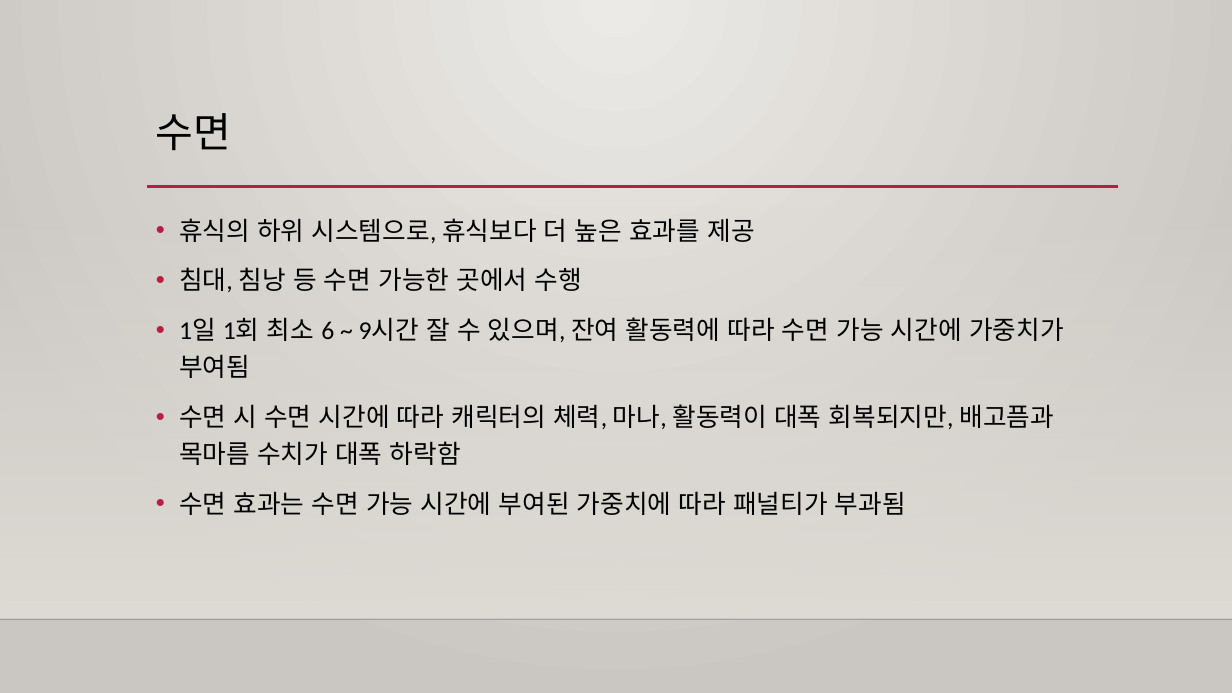
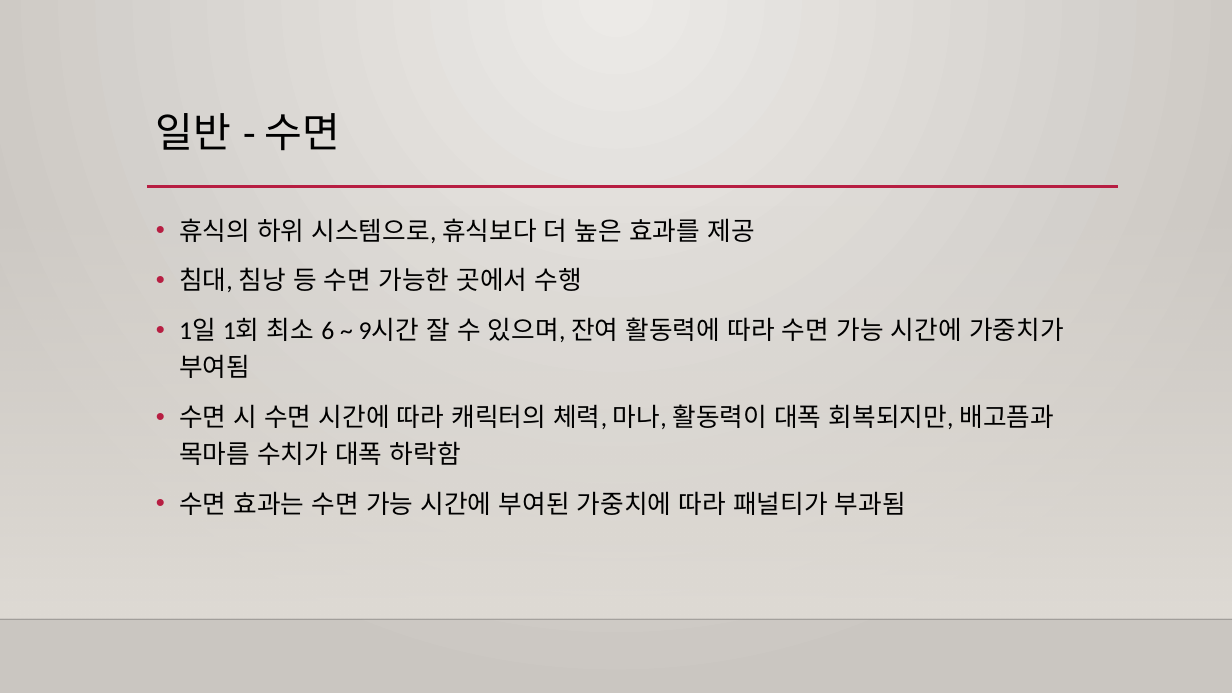
Before and after one commit to Raynia/Alchemist-Diary, a slide deck: slide 14 of Specification/Prototype/프로토타입 기획서.pptx. Drawn at 1232x693 pixels with LibreOffice and Linux fonts; fonts in the diff are those of the drawing; background and template pictures are left out. Boxes give left, top, right and bottom in pixels: in the first picture for what was removed or moved away, otherwise in the second. Text is boxed around its words. In the diff, an @@ line names an element or a change of style, - is before the commit and + after.

```diff
--- a/Specification/Prototype/프로토타입 기획서.pptx
+++ b/Specification/Prototype/프로토타입 기획서.pptx
@@ title at <box>156,113,341,151</box>: text changed @@
-수면
+일반 - 수면
```
Also in this commit, not shown: 13 other slides changed, 8 slides added.
